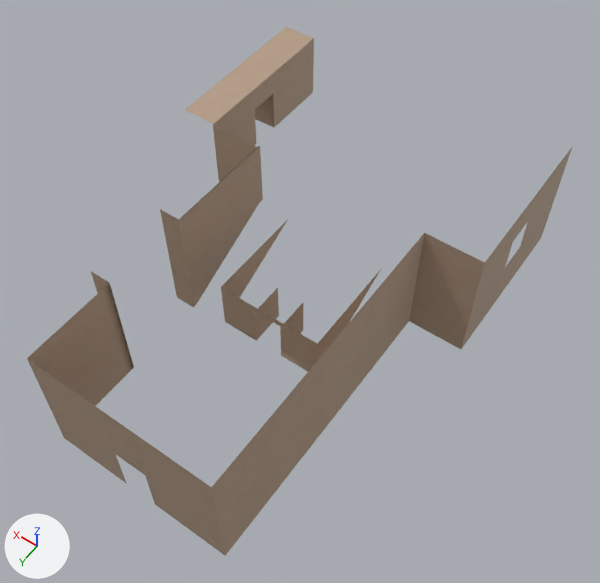
Two versions of the FBX model OurGame/Resources/FBX/Map/Dungeon/HallColliderCheckMap/Main.fbx, one commit apart.
Both versions are drawn from a camera (50 mm lens) standing at (0.016, -9.237, 1.503) and looking at (0.629, -10.094, 0.156). The axes (+X, +Y, +Z) are drawn at lower left. The lights are the same throughout. Where no turn or scale is listed for an object, it has been applied to the vertices.

Objects in the first picture: 'Main'.
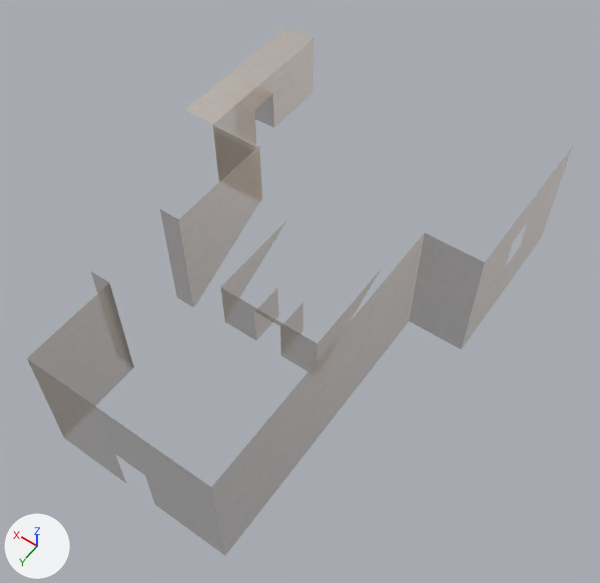
The newer file is also rescaled (x100.0), turned or shifted as a whole; pictures and numbers use the older file's frame.

Location of each change, [x1, y1, x2, y2] in pixels of the pictures (600 x 583 px):
'Main', surface changed (brown to grey)
    both: [27, 27, 573, 556]

The change, as a diff of the scene's bpy script:
```diff
--- a/OurGame/Resources/FBX/Map/Dungeon/HallColliderCheckMap/Main.fbx.py
+++ b/OurGame/Resources/FBX/Map/Dungeon/HallColliderCheckMap/Main.fbx.py
@@ img_grandmaprobuilderwhite_png @@
-img_grandmaprobuilderwhite_png = load_image('GrandmaProbuilderWhite.png', 'Main.fbm/GrandmaProbuilderWhite.png', 1024, 1024, 'sRGB')
+img_grandmaprobuilderwhite_png = load_image('GrandmaProbuilderWhite.png', '../DiningColliderCheckMap/Cube1.fbm/GrandmaProbuilderWhite.png', 1024, 1024, 'Non-Color')
@@ mat_bottomlesspit_grandmafurniture @@
 n0 = _N.new('ShaderNodeBsdfPrincipled'); n0.name = 'Principled BSDF'
+n0.inputs[1].default_value = 1.0  # 'Metallic'
 n0.inputs[2].default_value = 0.553  # 'Roughness'
@@ mat_bottomlesspit_grandmafurniture @@
 n4.inputs[3].default_value = (16.0, 16.0, 1.0)  # 'Scale'
+n5 = _N.new('ShaderNodeTexImage'); n5.name = 'Image Texture.001'
+n5.image = img_grandmaprobuilderwhite_png
+n6 = _N.new('ShaderNodeUVMap'); n6.name = 'UV Map.001'
+n7 = _N.new('ShaderNodeMapping'); n7.name = 'Mapping.001'
+n7.vector_type = 'TEXTURE'
+n7.inputs[3].default_value = (16.0, 16.0, 1.0)  # 'Scale'
 _L.new(n3.outputs[0], n4.inputs[0])  # 'UV' to 'Vector'
@@ mat_bottomlesspit_grandmafurniture @@
 _L.new(n0.outputs[0], n1.inputs[0])  # 'BSDF' to 'Surface'
+_L.new(n6.outputs[0], n7.inputs[0])  # 'UV' to 'Vector'
+_L.new(n7.outputs[0], n5.inputs[0])  # 'Vector' to 'Vector'
+_L.new(n5.outputs[0], n0.inputs[4])  # 'Color' to 'Alpha'
```
